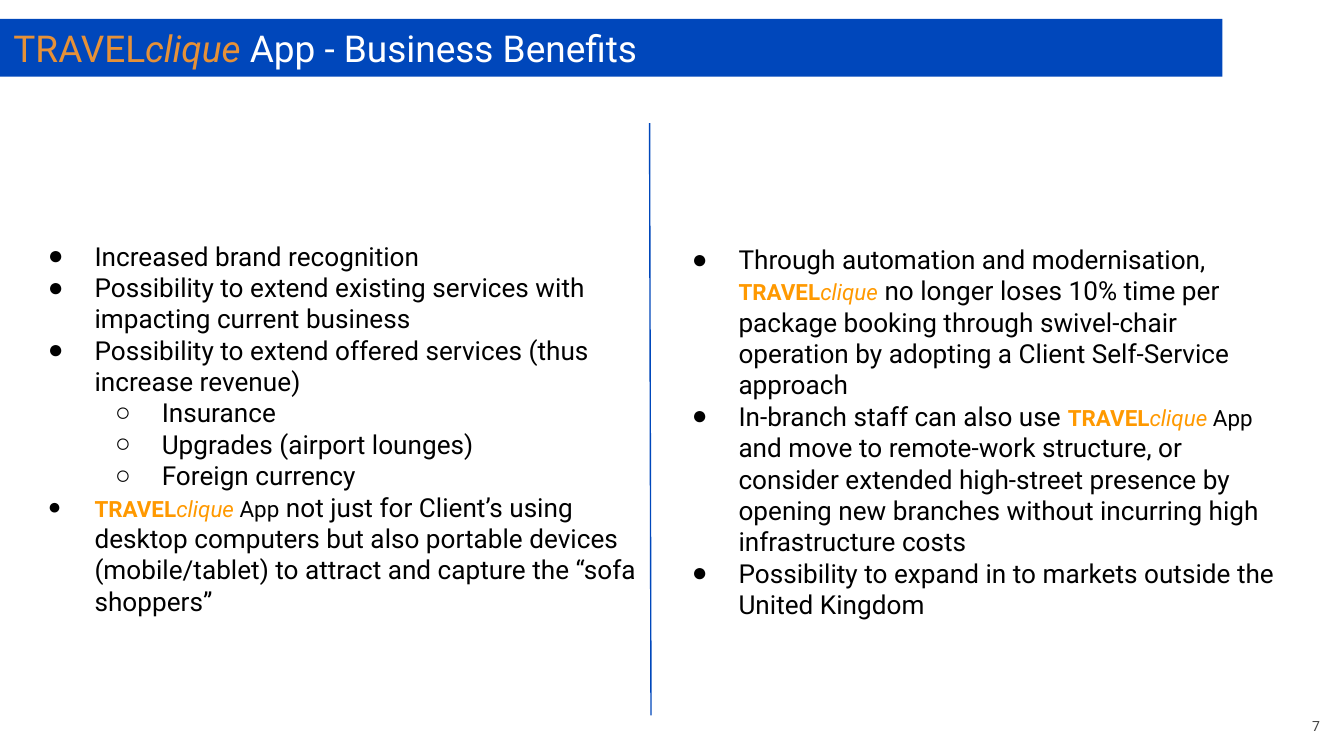
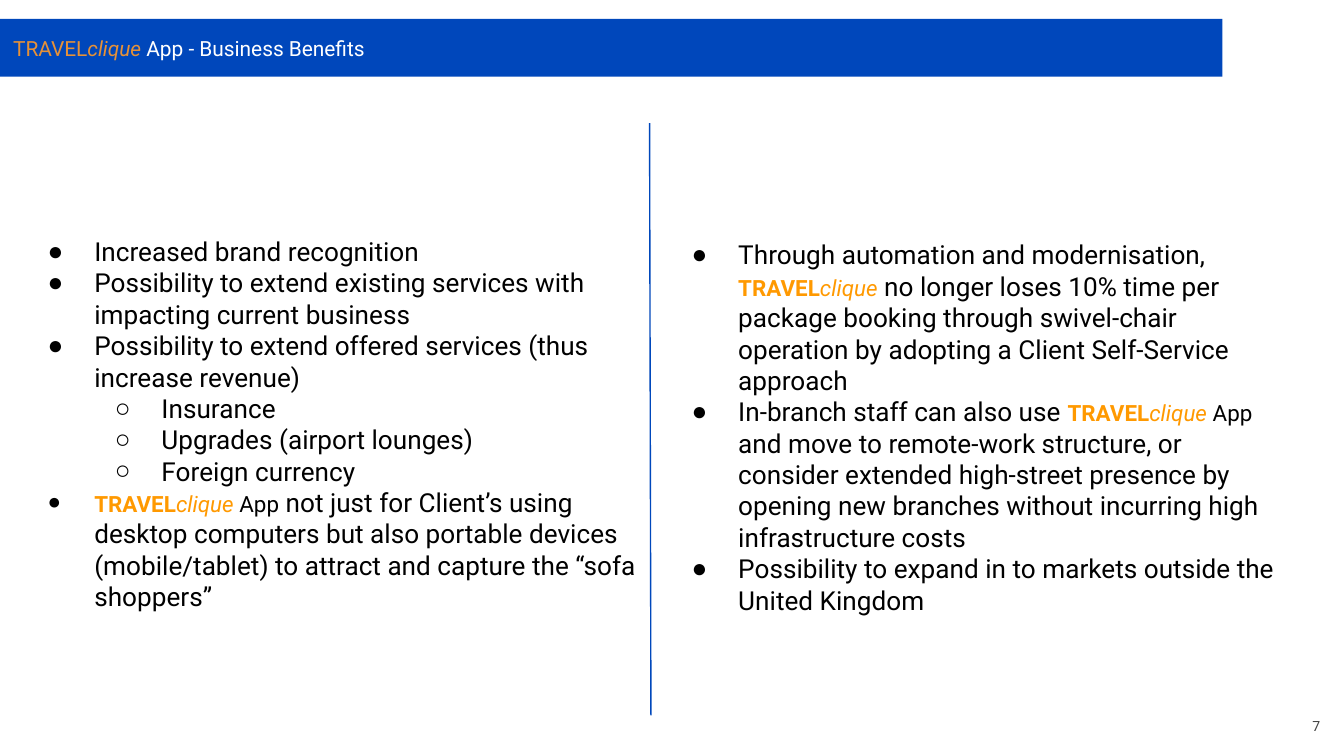
Before and after one commit to leecowdrey/Case-Study-Travel-Agency-Architecture, a slide deck: slide 7 of TRAVELclique Case Study.pptx. Drawn at 1344x756 pixels with LibreOffice and Linux fonts; fonts in the diff are those of the drawing. Boxes give left, top, right and bottom in pixels: in the first picture for what was removed or moved away, otherwise in the second. Text is boxed around its words. In the diff, an @@ line names an element or a change of style, - is before the commit and + after.

```diff
--- a/TRAVELclique Case Study.pptx
+++ b/TRAVELclique Case Study.pptx
@@ rectangle "TRAVELclique App - Business Benefits" at [0,19,1223,77]: size 19.8 to 11.2 pt; title to rectangle @@
@@ text "Increased brand recognition": place and size @@
-text "Increased brand recognition" at [95,246,636,617]
+text "Increased brand recognition" at [94,241,635,612]
@@ line removed from (649, 124) to (650, 715) @@
@@ freeform shape added at [649,124,650,716], outline #0047BB 0.75 pt @@
@@ text "Through automation and modernisation, TRAVELclique ...": place and size @@
-text "Through automation and modernisation, TRAVELclique ..." at [739,249,1274,620]
+text "Through automation and modernisation, TRAVELclique ..." at [738,244,1274,616]
```
Also in this commit, not shown: 11 other slides changed, 3 slides removed, 1 other file.
